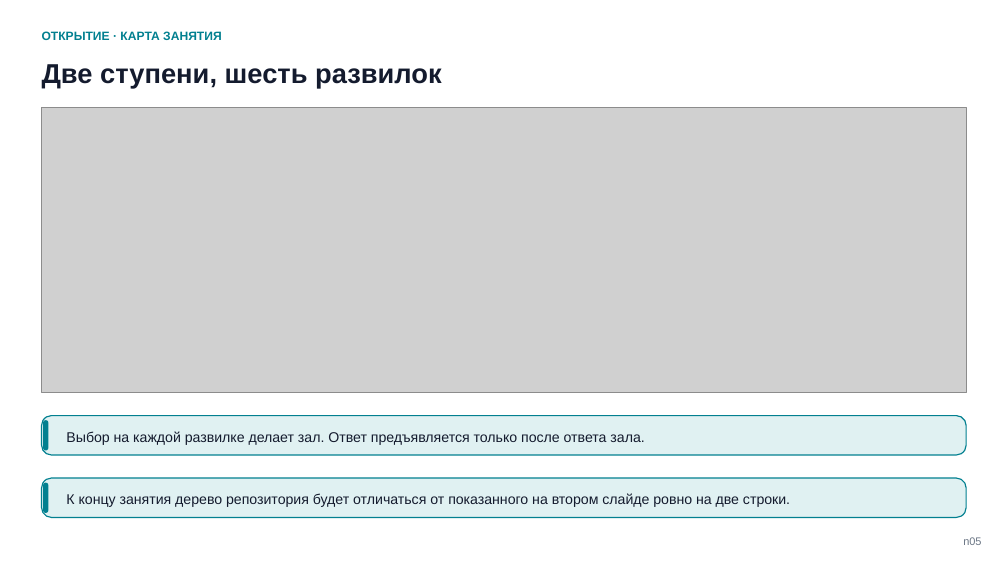
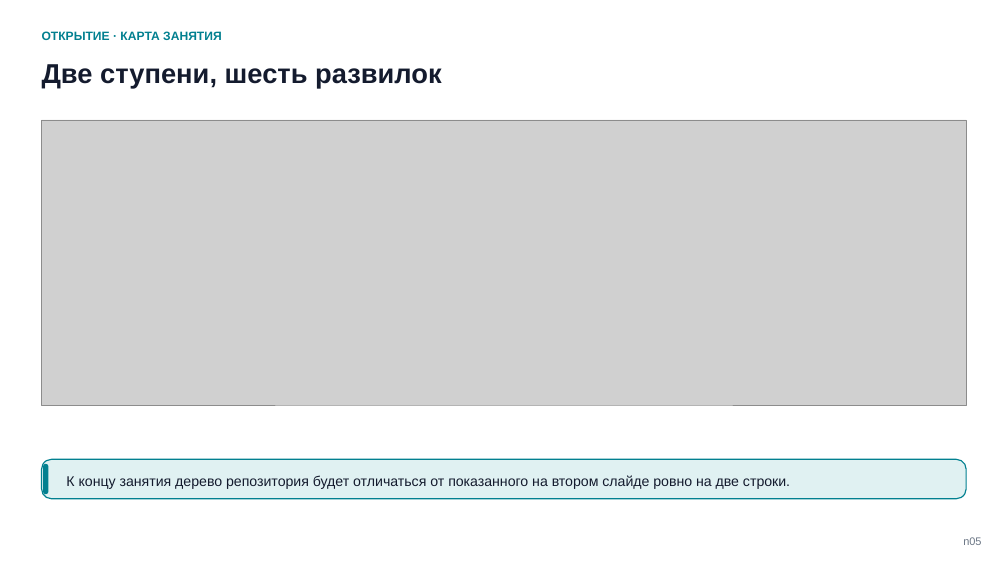
Before and after one commit to tellina-study/AI-usage-lessons, a slide deck: slide 5 of library/seminars/sem-05/rendered/sem-05.pptx. Drawn at 1008x567 pixels with LibreOffice and Linux fonts; fonts in the diff are those of the drawing; grey boxes stand for pictures. Boxes give left, top, right and bottom in pixels: in the first picture for what was removed or moved away, otherwise in the second. Text is boxed around its words. In the diff, an @@ line names an element or a change of style, - is before the commit and + after.

```diff
--- a/library/seminars/sem-05/rendered/sem-05.pptx
+++ b/library/seminars/sem-05/rendered/sem-05.pptx
@@ picture: place and size @@
-picture at (42,107,966,392)
+picture at (42,120,966,405)
@@ rounded rectangle removed at (42,416,966,455) @@
@@ rounded rectangle removed at (43,420,48,451) @@
@@ text removed at (66,431,644,445) @@
-Выбор на каждой развилке делает зал. Ответ предъявляется только после ответа зала.
@@ 2 rounded rectangles, 1 text: place and size @@
-2 rounded rectangles, 1 text at (42,478,966,517)
+2 rounded rectangles, 1 text at (42,460,966,499)
```
Also in this commit, not shown: 3 other slides changed, 1 slide added, 1 slide removed, 14 other files.
